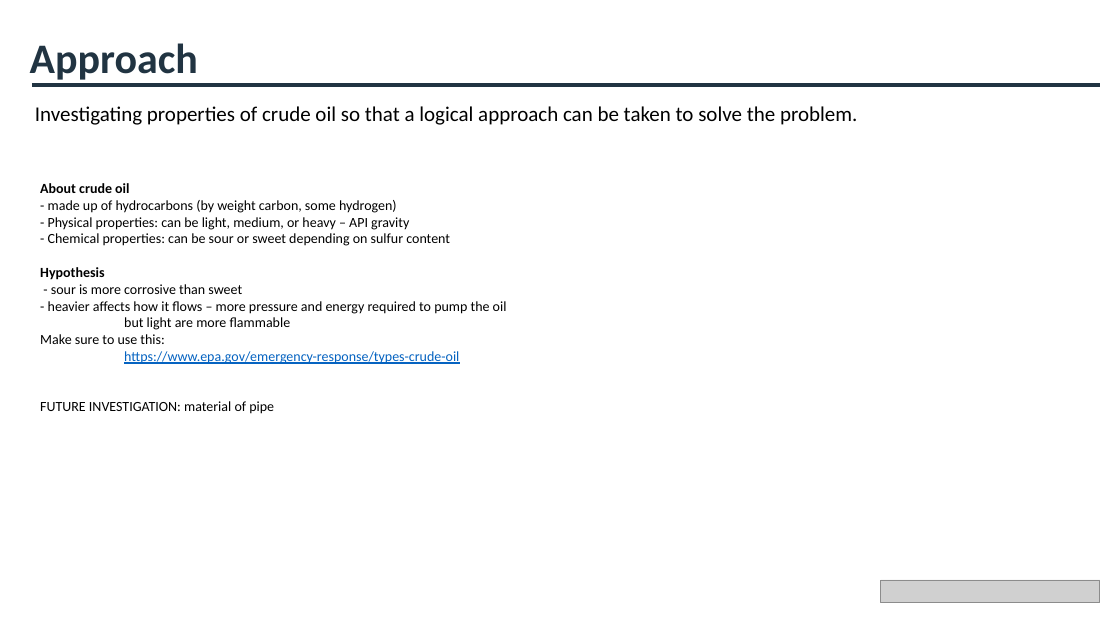
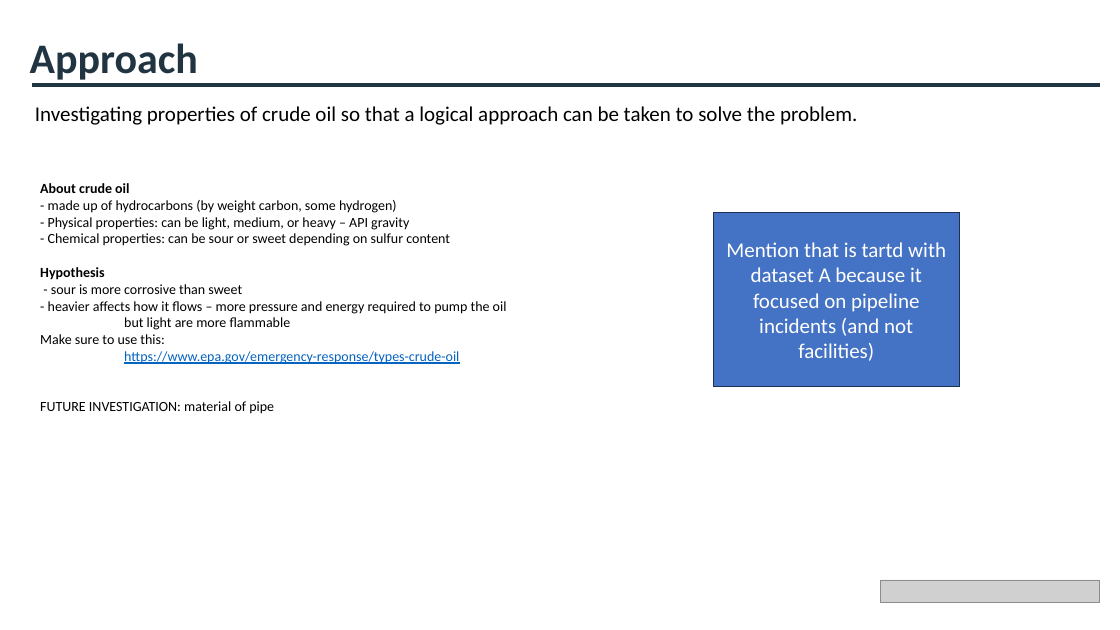
Before and after one commit to cameronmackinnon/crude_oil_accidents, a slide deck: slide 15 of presentations/Pipeline Accidents Presentation v0.pptx (slide 9 before the commit). Drawn at 1120x630 pixels with LibreOffice and Linux fonts; fonts in the diff are those of the drawing; grey boxes stand for pictures. Boxes give left, top, right and bottom in pixels: in the first picture for what was removed or moved away, otherwise in the second. Text is boxed around its words. In the diff, an @@ line names an element or a change of style, - is before the commit and + after.

```diff
--- a/presentations/Pipeline Accidents Presentation v0.pptx
+++ b/presentations/Pipeline Accidents Presentation v0.pptx
@@ rectangle added at [714, 213, 960, 386], fill #4472C4, outline #1E3256 1 pt, 18 pt, text #FFFFFF @@
+Mention that is tartd with dataset A because it focused on pipeline incidents (and not facilities)
```
Also in this commit, not shown: 3 other slides changed, 8 slides added, 7 slides removed, 3 other files.
